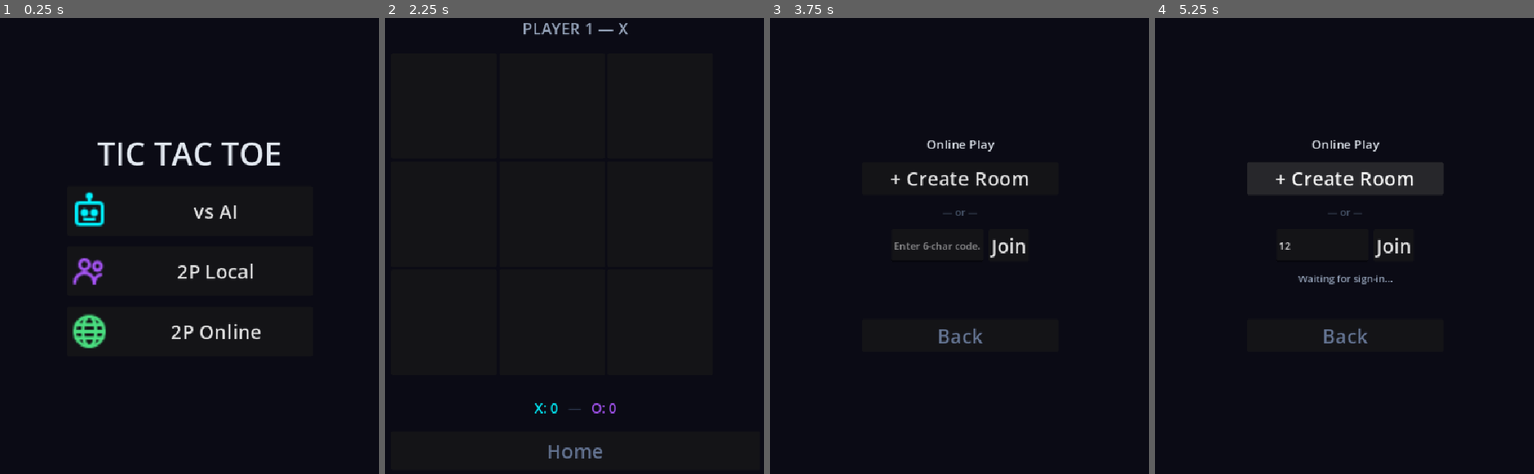
Above: before the commit, frames 1-4 (left to right).
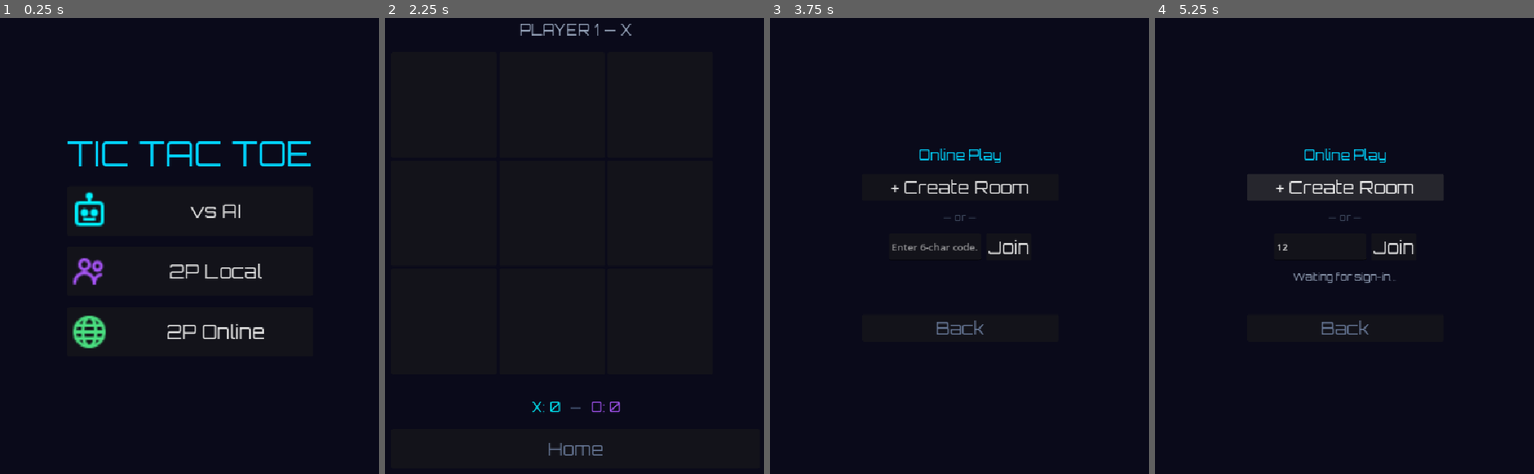
Above: after the commit, the same moments.

Repository: weilies/nexus-arcade
Game: Godot game, scene res://scenes/MainMenu.tscn
Two runs of this game, one before a commit and one after it. Both use one fixed random seed, a clock stepped at 60 frames per second and the inputs below.
Inputs (mouse positions are in pixels of both pictures, inside the frame that each line leads up to):
- Up to frame 1 (0.25 s): no input
- Up to frame 2 (2.25 s): click "vs AI" at 0.5 s; click "Back" at 1.25 s; click "2P Local" at 2 s
- Up to frame 3 (3.75 s): click "Home" at 2.75 s; click "2P Online" at 3.5 s
- Up to frame 4 (5.25 s): click (1321, 246) at 4.27 s; type "12" at 4.35 s; click "+ Create Room" at 5 s

The runs differ from the first frame. In frame 1, 3.1% of the frame differs, in the area x 17-83%, y 26-71%; in frame 2, 0.9%; in frame 3, 1.9%; in frame 4, 3.8%, in the area x 24-77%, y 26-72%.

Commit message:
feat: agent docs, style guide, color fixes, Orbitron font
- Add 7-agent architecture docs (game designer, dev, ui/artist, marketer, tester)
- Create style guide as single source of truth for all visual values
- Fix X mark color #00f2ff → #00d4ff (style guide compliance)
- Fix all scene backgrounds to #0a0a1a (was #0B0B15/0.043)
- Apply Orbitron brand font to all labels and buttons across 5 scenes
- Neon cyan titles (#00d4ff), neon purple subtitles (#a855f7)
- Add per-project CLAUDE.md for tic-tac-toe and portal
- Remove meadow palette from tailwind.config.ts
- Re-export Godot web build with all visual fixes

Co-Authored-By: Claude Opus 4.7 <noreply@anthropic.com>

Diff:
--- a/games/tic-tac-toe/scenes/AIDifficultySelect.tscn
+++ b/games/tic-tac-toe/scenes/AIDifficultySelect.tscn
@@ -1,6 +1,7 @@
-[gd_scene load_steps=2 format=3 uid="uid://ai_diff_select"]
+[gd_scene load_steps=3 format=3 uid="uid://ai_diff_select"]
 
 [ext_resource type="Script" path="res://scenes/AIDifficultySelect.gd" id="1_aidiff"]
+[ext_resource type="FontFile" path="res://fonts/Orbitron.ttf" id="2_font"]
 
 [node name="AIDifficultySelect" type="Control"]
 layout_mode = 3
@@ -14,7 +15,7 @@
 anchors_preset = 15
 anchor_right = 1.0
 anchor_bottom = 1.0
-color = Color(0.043, 0.043, 0.082, 1)
+color = Color(0.039, 0.039, 0.102, 1)
 
 [node name="VBoxContainer" type="VBoxContainer" parent="."]
 layout_mode = 1
@@ -33,25 +34,29 @@
 [node name="LblTitle" type="Label" parent="VBoxContainer"]
 layout_mode = 2
 text = "Difficulty"
-theme_override_font_sizes/font_size = 36
-theme_override_colors/font_color = Color(0.886, 0.91, 0.941, 1)
+theme_override_fonts/font = ExtResource("2_font")
+theme_override_font_sizes/font_size = 40
+theme_override_colors/font_color = Color(0.659, 0.333, 0.969, 1)
 horizontal_alignment = 1
 
 [node name="BtnEasy" type="Button" parent="VBoxContainer"]
 layout_mode = 2
 custom_minimum_size = Vector2(360, 80)
 text = "Easy"
-theme_override_font_sizes/font_size = 32
+theme_override_fonts/font = ExtResource("2_font")
+theme_override_font_sizes/font_size = 30
 
 [node name="BtnHard" type="Button" parent="VBoxContainer"]
 layout_mode = 2
 custom_minimum_size = Vector2(360, 80)
 text = "Hard — Unbeatable"
-theme_override_font_sizes/font_size = 32
+theme_override_fonts/font = ExtResource("2_font")
+theme_override_font_sizes/font_size = 28
 
 [node name="BtnBack" type="Button" parent="VBoxContainer"]
 layout_mode = 2
 custom_minimum_size = Vector2(360, 80)
 text = "Back"
-theme_override_font_sizes/font_size = 32
+theme_override_fonts/font = ExtResource("2_font")
+theme_override_font_sizes/font_size = 30
 theme_override_colors/font_color = Color(0.392, 0.455, 0.573, 1)
--- a/games/tic-tac-toe/scenes/GameBoard.gd
+++ b/games/tic-tac-toe/scenes/GameBoard.gd
@@ -197,7 +197,7 @@
 		match _state.board[i]:
 			GameState.Player.X:
 				mark_label.text = "X"
-				mark_label.add_theme_color_override("font_color", Color("#00f2ff"))
+				mark_label.add_theme_color_override("font_color", Color("#00d4ff"))
 			GameState.Player.O:
 				mark_label.text = "O"
 				mark_label.add_theme_color_override("font_color", Color("#a855f7"))
--- a/games/tic-tac-toe/scenes/GameBoard.tscn
+++ b/games/tic-tac-toe/scenes/GameBoard.tscn
@@ -1,7 +1,8 @@
-[gd_scene load_steps=3 format=3 uid="uid://game_board"]
+[gd_scene load_steps=4 format=3 uid="uid://game_board"]
 
 [ext_resource type="Script" path="res://scenes/GameBoard.gd" id="1_gameboard"]
 [ext_resource type="Script" path="res://scripts/PortalBridge.gd" id="2_portalbridge"]
+[ext_resource type="FontFile" path="res://fonts/Orbitron.ttf" id="3_font"]
 
 [node name="GameBoard" type="Control"]
 layout_mode = 3
@@ -15,7 +16,7 @@
 anchors_preset = 15
 anchor_right = 1.0
 anchor_bottom = 1.0
-color = Color(0.043, 0.043, 0.082, 1)
+color = Color(0.039, 0.039, 0.102, 1)
 
 [node name="VBoxContainer" type="VBoxContainer" parent="."]
 layout_mode = 1
@@ -34,7 +35,8 @@
 [node name="LblStatus" type="Label" parent="VBoxContainer"]
 layout_mode = 2
 text = "YOUR TURN — X"
-theme_override_font_sizes/font_size = 26
+theme_override_fonts/font = ExtResource("3_font")
+theme_override_font_sizes/font_size = 24
 theme_override_colors/font_color = Color(0.58, 0.635, 0.722, 1)
 horizontal_alignment = 1
 
@@ -53,6 +55,7 @@
 anchors_preset = 15
 anchor_right = 1.0
 anchor_bottom = 1.0
+theme_override_fonts/font = ExtResource("3_font")
 theme_override_font_sizes/font_size = 88
 horizontal_alignment = 1
 vertical_alignment = 1
@@ -65,6 +68,7 @@
 anchors_preset = 15
 anchor_right = 1.0
 anchor_bottom = 1.0
+theme_override_fonts/font = ExtResource("3_font")
 theme_override_font_sizes/font_size = 88
 horizontal_alignment = 1
 vertical_alignment = 1
@@ -77,6 +81,7 @@
 anchors_preset = 15
 anchor_right = 1.0
 anchor_bottom = 1.0
+theme_override_fonts/font = ExtResource("3_font")
 theme_override_font_sizes/font_size = 88
 horizontal_alignment = 1
 vertical_alignment = 1
@@ -89,6 +94,7 @@
 anchors_preset = 15
 anchor_right = 1.0
 anchor_bottom = 1.0
+theme_override_fonts/font = ExtResource("3_font")
 theme_override_font_sizes/font_size = 88
 horizontal_alignment = 1
 vertical_alignment = 1
@@ -101,6 +107,7 @@
 anchors_preset = 15
 anchor_right = 1.0
 anchor_bottom = 1.0
+theme_override_fonts/font = ExtResource("3_font")
 theme_override_font_sizes/font_size = 88
 horizontal_alignment = 1
 vertical_alignment = 1
@@ -113,6 +120,7 @@
 anchors_preset = 15
 anchor_right = 1.0
 anchor_bottom = 1.0
+theme_override_fonts/font = ExtResource("3_font")
 theme_override_font_sizes/font_size = 88
 horizontal_alignment = 1
 vertical_alignment = 1
@@ -125,6 +133,7 @@
 anchors_preset = 15
 anchor_right = 1.0
 anchor_bottom = 1.0
+theme_override_fonts/font = ExtResource("3_font")
 theme_override_font_sizes/font_size = 88
 horizontal_alignment = 1
 vertical_alignment = 1
@@ -137,6 +146,7 @@
 anchors_preset = 15
 anchor_right = 1.0
 anchor_bottom = 1.0
+theme_override_fonts/font = ExtResource("3_font")
 theme_override_font_sizes/font_size = 88
 horizontal_alignment = 1
 vertical_alignment = 1
@@ -149,6 +159,7 @@
 anchors_preset = 15
 anchor_right = 1.0
 anchor_bottom = 1.0
+theme_override_fonts/font = ExtResource("3_font")
 theme_override_font_sizes/font_size = 88
 horizontal_alignment = 1
 vertical_alignment = 1
@@ -160,18 +171,21 @@
 [node name="LblScoreX" type="Label" parent="VBoxContainer/ScoreRow"]
 layout_mode = 2
 text = "X: 0"
+theme_override_fonts/font = ExtResource("3_font")
 theme_override_font_sizes/font_size = 22
 theme_override_colors/font_color = Color(0, 0.949, 1, 1)
 
 [node name="LblSep" type="Label" parent="VBoxContainer/ScoreRow"]
 layout_mode = 2
 text = "  —  "
+theme_override_fonts/font = ExtResource("3_font")
 theme_override_font_sizes/font_size = 22
 theme_override_colors/font_color = Color(0.204, 0.251, 0.353, 1)
 
 [node name="LblScoreO" type="Label" parent="VBoxContainer/ScoreRow"]
 layout_mode = 2
 text = "O: 0"
+theme_override_fonts/font = ExtResource("3_font")
 theme_override_font_sizes/font_size = 22
 theme_override_colors/font_color = Color(0.659, 0.333, 0.969, 1)
 
@@ -179,7 +193,8 @@
 layout_mode = 2
 custom_minimum_size = Vector2(200, 64)
 text = "Home"
-theme_override_font_sizes/font_size = 32
+theme_override_fonts/font = ExtResource("3_font")
+theme_override_font_sizes/font_size = 28
 theme_override_colors/font_color = Color(0.392, 0.455, 0.573, 1)
 
 [node name="Bridge" type="Node" parent="."]
--- a/games/tic-tac-toe/scenes/GameOver.tscn
+++ b/games/tic-tac-toe/scenes/GameOver.tscn
@@ -1,6 +1,7 @@
-[gd_scene load_steps=2 format=3 uid="uid://game_over"]
+[gd_scene load_steps=3 format=3 uid="uid://game_over"]
 
 [ext_resource type="Script" path="res://scenes/GameOver.gd" id="1_gameover"]
+[ext_resource type="FontFile" path="res://fonts/Orbitron.ttf" id="2_font"]
 
 [node name="GameOver" type="Control"]
 layout_mode = 3
@@ -33,14 +34,17 @@
 [node name="LblResult" type="Label" parent="VBoxContainer"]
 layout_mode = 2
 text = "YOU WIN!"
-theme_override_font_sizes/font_size = 52
+theme_override_fonts/font = ExtResource("2_font")
+theme_override_font_sizes/font_size = 56
+theme_override_colors/font_color = Color(0, 0.831, 1, 1)
 horizontal_alignment = 1
 
 [node name="LblSub" type="Label" parent="VBoxContainer"]
 layout_mode = 2
 text = "X wins the match"
+theme_override_fonts/font = ExtResource("2_font")
 theme_override_font_sizes/font_size = 22
-theme_override_colors/font_color = Color(0.58, 0.635, 0.722, 1)
+theme_override_colors/font_color = Color(0.659, 0.333, 0.969, 1)
 horizontal_alignment = 1
 
 [node name="BtnRow" type="HBoxContainer" parent="VBoxContainer"]
@@ -52,11 +56,13 @@
 layout_mode = 2
 custom_minimum_size = Vector2(180, 64)
 text = "Play Again"
-theme_override_font_sizes/font_size = 32
+theme_override_fonts/font = ExtResource("2_font")
+theme_override_font_sizes/font_size = 28
 
 [node name="BtnMenu" type="Button" parent="VBoxContainer/BtnRow"]
 layout_mode = 2
 custom_minimum_size = Vector2(180, 64)
 text = "Menu"
-theme_override_font_sizes/font_size = 32
+theme_override_fonts/font = ExtResource("2_font")
+theme_override_font_sizes/font_size = 28
 theme_override_colors/font_color = Color(0.392, 0.455, 0.573, 1)
--- a/games/tic-tac-toe/scenes/MainMenu.tscn
+++ b/games/tic-tac-toe/scenes/MainMenu.tscn
@@ -1,9 +1,10 @@
-[gd_scene load_steps=5 format=3 uid="uid://main_menu"]
+[gd_scene load_steps=6 format=3 uid="uid://main_menu"]
 
 [ext_resource type="Script" path="res://scenes/MainMenu.gd" id="1_mainmenu"]
 [ext_resource type="Texture2D" path="res://images/icon-robot.svg" id="2_robot"]
 [ext_resource type="Texture2D" path="res://images/icon-users.svg" id="3_users"]
 [ext_resource type="Texture2D" path="res://images/icon-globe.svg" id="4_globe"]
+[ext_resource type="FontFile" path="res://fonts/Orbitron.ttf" id="5_font"]
 
 [node name="MainMenu" type="Control"]
 layout_mode = 3
@@ -17,7 +18,7 @@
 anchors_preset = 15
 anchor_right = 1.0
 anchor_bottom = 1.0
-color = Color(0.043, 0.043, 0.082, 1)
+color = Color(0.039, 0.039, 0.102, 1)
 
 [node name="VBoxContainer" type="VBoxContainer" parent="."]
 layout_mode = 1
@@ -36,8 +37,9 @@
 [node name="LblTitle" type="Label" parent="VBoxContainer"]
 layout_mode = 2
 text = "TIC TAC TOE"
-theme_override_font_sizes/font_size = 52
-theme_override_colors/font_color = Color(0.886, 0.91, 0.941, 1)
+theme_override_fonts/font = ExtResource("5_font")
+theme_override_font_sizes/font_size = 56
+theme_override_colors/font_color = Color(0, 0.831, 1, 1)
 horizontal_alignment = 1
 
 [node name="BtnVsAI" type="Button" parent="VBoxContainer"]
@@ -46,7 +48,8 @@
 text = "  vs AI"
 icon = ExtResource("2_robot")
 expand_icon = true
-theme_override_font_sizes/font_size = 32
+theme_override_fonts/font = ExtResource("5_font")
+theme_override_font_sizes/font_size = 30
 theme_override_constants/icon_max_width = 64
 
 [node name="BtnLocal" type="Button" parent="VBoxContainer"]
@@ -55,7 +58,8 @@
 text = "  2P Local"
 icon = ExtResource("3_users")
 expand_icon = true
-theme_override_font_sizes/font_size = 32
+theme_override_fonts/font = ExtResource("5_font")
+theme_override_font_sizes/font_size = 30
 theme_override_constants/icon_max_width = 64
 
 [node name="BtnOnline" type="Button" parent="VBoxContainer"]
@@ -64,5 +68,6 @@
 text = "  2P Online"
 icon = ExtResource("4_globe")
 expand_icon = true
-theme_override_font_sizes/font_size = 32
+theme_override_fonts/font = ExtResource("5_font")
+theme_override_font_sizes/font_size = 30
 theme_override_constants/icon_max_width = 64
--- a/games/tic-tac-toe/scenes/OnlineLobby.tscn
+++ b/games/tic-tac-toe/scenes/OnlineLobby.tscn
@@ -1,6 +1,7 @@
-[gd_scene load_steps=2 format=3 uid="uid://online_lobby"]
+[gd_scene load_steps=3 format=3 uid="uid://online_lobby"]
 
 [ext_resource type="Script" path="res://scenes/OnlineLobby.gd" id="1_onlinelobby"]
+[ext_resource type="FontFile" path="res://fonts/Orbitron.ttf" id="2_font"]
 
 [node name="OnlineLobby" type="Control"]
 layout_mode = 3
@@ -14,7 +15,7 @@
 anchors_preset = 15
 anchor_right = 1.0
 anchor_bottom = 1.0
-color = Color(0.043, 0.043, 0.082, 1)
+color = Color(0.039, 0.039, 0.102, 1)
 
 [node name="VBoxContainer" type="VBoxContainer" parent="."]
 layout_mode = 1
@@ -33,19 +34,23 @@
 [node name="LblTitle" type="Label" parent="VBoxContainer"]
 layout_mode = 2
 text = "Online Play"
-theme_override_font_sizes/font_size = 20
-theme_override_colors/font_color = Color(0.886, 0.91, 0.941, 1)
+theme_override_fonts/font = ExtResource("2_font")
+theme_override_font_sizes/font_size = 22
+theme_override_colors/font_color = Color(0, 0.831, 1, 1)
 horizontal_alignment = 1
 
 [node name="BtnCreate" type="Button" parent="VBoxContainer"]
 layout_mode = 2
 custom_minimum_size = Vector2(240, 0)
 text = "+ Create Room"
-theme_override_font_sizes/font_size = 32
+theme_override_fonts/font = ExtResource("2_font")
+theme_override_font_sizes/font_size = 28
 
 [node name="LblOr" type="Label" parent="VBoxContainer"]
 layout_mode = 2
 text = "— or —"
+theme_override_fonts/font = ExtResource("2_font")
+theme_override_font_sizes/font_size = 16
 theme_override_colors/font_color = Color(0.278, 0.329, 0.412, 1)
 horizontal_alignment = 1
 
@@ -63,11 +68,14 @@
 [node name="BtnJoin" type="Button" parent="VBoxContainer/JoinRow"]
 layout_mode = 2
 text = "Join"
-theme_override_font_sizes/font_size = 32
+theme_override_fonts/font = ExtResource("2_font")
+theme_override_font_sizes/font_size = 28
 
 [node name="LblStatus" type="Label" parent="VBoxContainer"]
 layout_mode = 2
 text = ""
+theme_override_fonts/font = ExtResource("2_font")
+theme_override_font_sizes/font_size = 16
 theme_override_colors/font_color = Color(0.58, 0.635, 0.722, 1)
 horizontal_alignment = 1
 autowrap_mode = 3
@@ -75,6 +83,8 @@
 [node name="LblShareUrl" type="Label" parent="VBoxContainer"]
 layout_mode = 2
 text = ""
+theme_override_fonts/font = ExtResource("2_font")
+theme_override_font_sizes/font_size = 14
 theme_override_colors/font_color = Color(0.655, 0.545, 0.98, 1)
 horizontal_alignment = 1
 autowrap_mode = 3
@@ -83,5 +93,6 @@
 layout_mode = 2
 custom_minimum_size = Vector2(240, 0)
 text = "Back"
-theme_override_font_sizes/font_size = 32
+theme_override_fonts/font = ExtResource("2_font")
+theme_override_font_sizes/font_size = 28
 theme_override_colors/font_color = Color(0.392, 0.455, 0.573, 1)
Binary file added: games/tic-tac-toe/fonts/Orbitron.ttf
Not shown, added: games/tic-tac-toe/scripts/FA6.gd.uid
Not shown, changed: CLAUDE.md
Not shown, added: docs/agents/game-designer.CLAUDE.md
Not shown, added: docs/agents/game-dev.CLAUDE.md
Not shown, added: docs/agents/marketer.CLAUDE.md
Not shown, added: docs/agents/tester.CLAUDE.md
Not shown, added: docs/agents/ui-artist.CLAUDE.md
Not shown, added: docs/style/nexus-arcade-style-guide.md
Not shown, added: games/tic-tac-toe/CLAUDE.md
Not shown, added: portal/CLAUDE.md
Not shown, changed: portal/public/games/tic-tac-toe/index.html
(and 2 more such lines)
